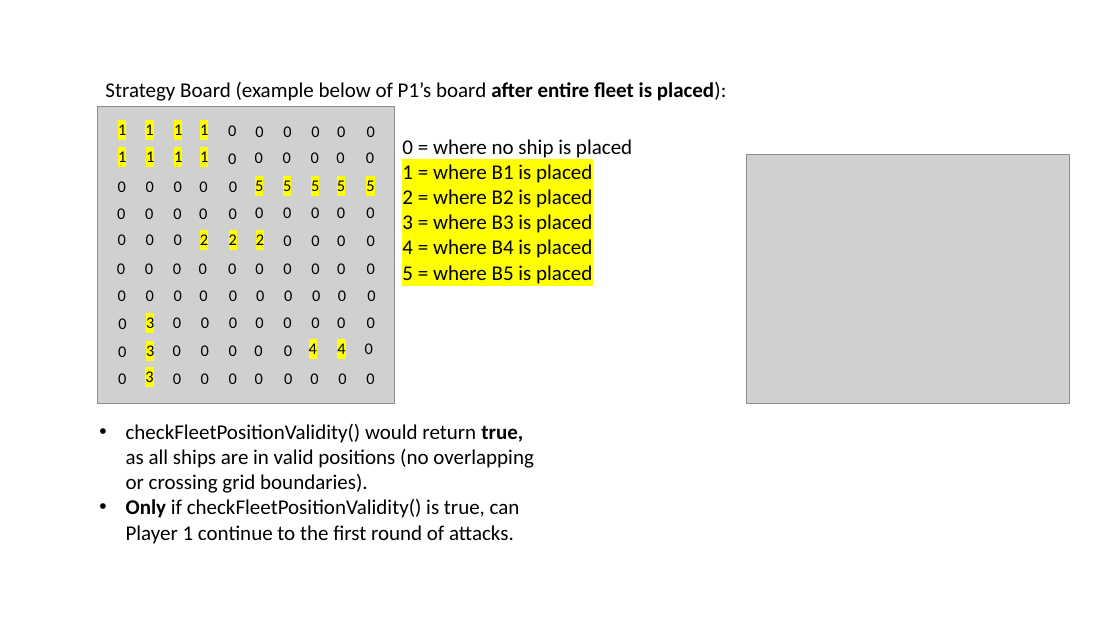
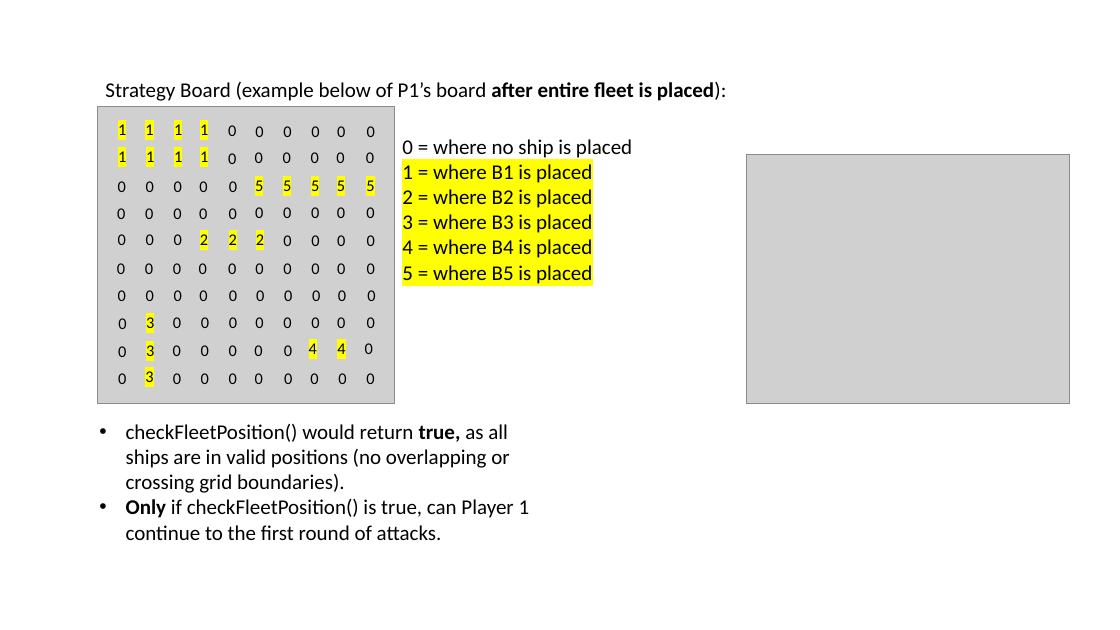
Before and after one commit to RedPanda8765/BattleshipFinal, a slide deck: slide 13 of personal notes (remove after build complete)/UML_Class Diagram.pptx (slide 9 before the commit). Drawn at 1120x630 pixels with LibreOffice and Linux fonts; fonts in the diff are those of the drawing; grey boxes stand for pictures. Boxes give left, top, right and bottom in pixels: in the first picture for what was removed or moved away, otherwise in the second. Text is boxed around its words. In the diff, an @@ line names an element or a change of style, - is before the commit and + after.

```diff
--- a/personal notes (remove after build complete)/UML_Class Diagram.pptx
+++ b/personal notes (remove after build complete)/UML_Class Diagram.pptx
@@ text at box(126, 424, 530, 540): text changed @@
-• checkFleetPositionValidity() would return true, as all ships are in valid positions (no overlapping or crossing grid boundaries).
-• Only if checkFleetPositionValidity() is true, can Player 1 continue to the first round of attacks.
+• checkFleetPosition() would return true, as all ships are in valid positions (no overlapping or crossing grid boundaries).
+• Only if checkFleetPosition() is true, can Player 1 continue to the first round of attacks.
```
Also in this commit, not shown: 6 other slides changed, 12 slides added, 2 slides removed, 10 other files.
